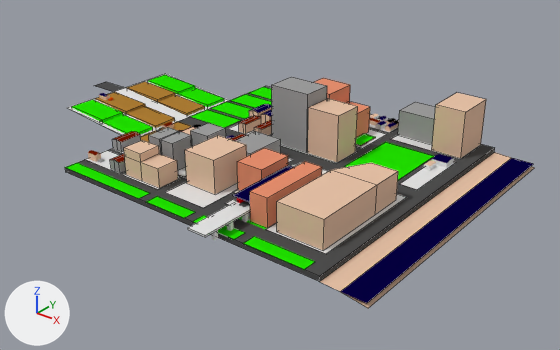
What one commit did to the Blender file Assets/models/Tougegasaki/onlinesity.blend.
Rendered twice from a 50 mm lens placed at (40.8, -58.2, 33.8), pointed at (-6.5, 0.9, -2.8). Lighting does not change. The marker at lower left points along +X, +Y and +Z. Mesh edges are drawn as thin lines on the coarser meshes.

The first picture shows 'Cube', '平面.001', '平面.004', '平面.005', '立方体.002', '立方体.029', '立方体.030', '立方体.032', '立方体.057', '立方体.058', '立方体.073', '立方体.080', '立方体.098'.
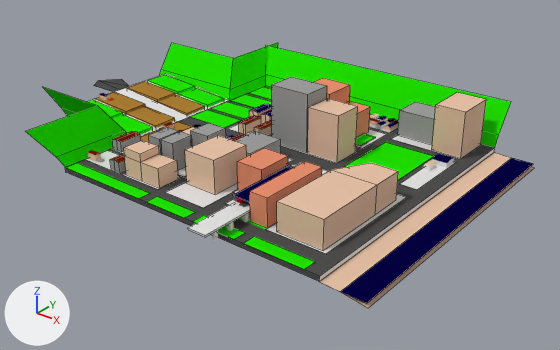
Boxes (x1, y1, x2, y2) around the edits, measured in the pictures (560 x 350 px):
'Cube.001', added (green)
    after: (266, 45, 511, 148)
'Cube.002', added (green)
    after: (160, 43, 278, 101)
'Cube.003', added (green)
    after: (25, 87, 127, 167)
'平面.005', reshaped (12% wider, 27% taller)
    before: (94, 82, 125, 92)
    after: (94, 79, 129, 92)
part 2 of me_cube, recoloured
    both: (319, 148, 495, 282)

Edits to the bpy script that builds the scene:
```text
Change me_平面_005:
    where me_平面_005.from_pydata(...)  # 4 vertices, 1 face; spans x -13.97..-10.25, y -1.0..1.0, z 1.13
    used by ob_平面_005; location = (-22.0, 1.0, 0.0)
    verts and faces of me_平面_005; kept vertices keep their numbers, new ones are numbered from 4
    before: 0 (-10.25, -1.0, 1.13) at pixel (112, 91), 1 (-10.25, 1.0, 1.13) at pixel (125, 87), 2 (-13.97, -1.0, 1.13) at pixel (93, 85), 3 (-13.97, 1.0, 1.13) at pixel (105, 81)
    me_平面_005 part 1
    add delete_vertices([1, 3])  # with the faces that use them
    add verts[4] = (-10.25, 1.65, 1.13)  # pixel (129, 86)
    add verts[5] = (-13.97, 3.63, 0.78)  # pixel (121, 79)
    add verts[6] = (-10.25, 0.0, 1.13)  # pixel (119, 89)
    add verts[7] = (-15.0, 0.64, 1.13)  # pixel (98, 80)
    add faces += [(4, 7, 6), (0, 6, 7, 2), (4, 5, 7)]
Change me_cube:
    where me_cube.from_pydata(...)  # 8 vertices, 6 faces; spans x -21.0..11.0, y -16.0..16.0, z -0.5..0.0
    used by ob_cube; location = (0.0, 0.0, 0.0)
    me_cube part 2: the 1 face centred in x 11.0, y 0.0, z -0.2 switches from mat_road (dark grey #4f4f4f) to mat_white (white #e7e7e7)
    add me_cube.materials.append(mat_white)  # white #e7e7e7
Add me_cube_001:
    me_cube_001.from_pydata([(11.0, 16.0, 0.0), (-21.0, 16.0, 0.0), (11.0, 16.7, 1.2), (-21.5, 16.7, 1.2), (11.0, 18.8, 4.4), (-23.3, 18.8, 4.4)], [], [(0, 2, 3, 1), (2, 4, 5, 3)])
    me_cube_001.materials.append(mat_green)  # green #22e700
Add me_cube_002:
    me_cube_002.from_pydata([(11.3, 16.0, 0.0), (-21.0, 16.0, 0.0), (10.4, 16.7, 1.2), (-21.0, 16.7, 1.2), (6.9, 18.8, 4.4), (-21.0, 18.8, 4.4), (11.3, 25.0, 0.0), (10.4, 25.7, 1.2), (6.9, 27.9, 4.4)], [], [(0, 2, 3, 1), (2, 4, 5, 3), (4, 2, 7, 8), (2, 0, 6, 7)])
    me_cube_002.materials.append(mat_green)  # green #22e700
Add me_cube_004:
    me_cube_004.from_pydata([(11.3, -0.2, 0.0), (-17.9, -0.2, 0.0), (10.4, -0.9, 1.2), (-17.9, -0.9, 1.2), (6.9, -3.1, 4.4), (-17.9, -3.1, 4.4), (11.3, -9.3, 0.0), (10.4, -9.9, 1.2), (6.9, -12.1, 4.4)], [], [(0, 1, 3, 2), (2, 3, 5, 4), (4, 8, 7, 2), (2, 7, 6, 0)])
    me_cube_004.materials.append(mat_green)  # green #22e700
Add ob_cube_001:
    ob_cube_001 = bpy.data.objects.new('Cube.001', me_cube_001)
    ob_cube_001.location = (0.0, 0.0, 0.0)
Add ob_cube_002:
    ob_cube_002 = bpy.data.objects.new('Cube.002', me_cube_002)
    ob_cube_002.location = (-25.47, -7.04, 0.0)
    ob_cube_002.scale = (0.394, 1.0, 1.0)
Add ob_cube_003:
    ob_cube_003 = bpy.data.objects.new('Cube.003', me_cube_004)
    ob_cube_003.location = (-25.47, -6.65, 0.0)
    ob_cube_003.scale = (0.394, 1.0, 1.0)
```
